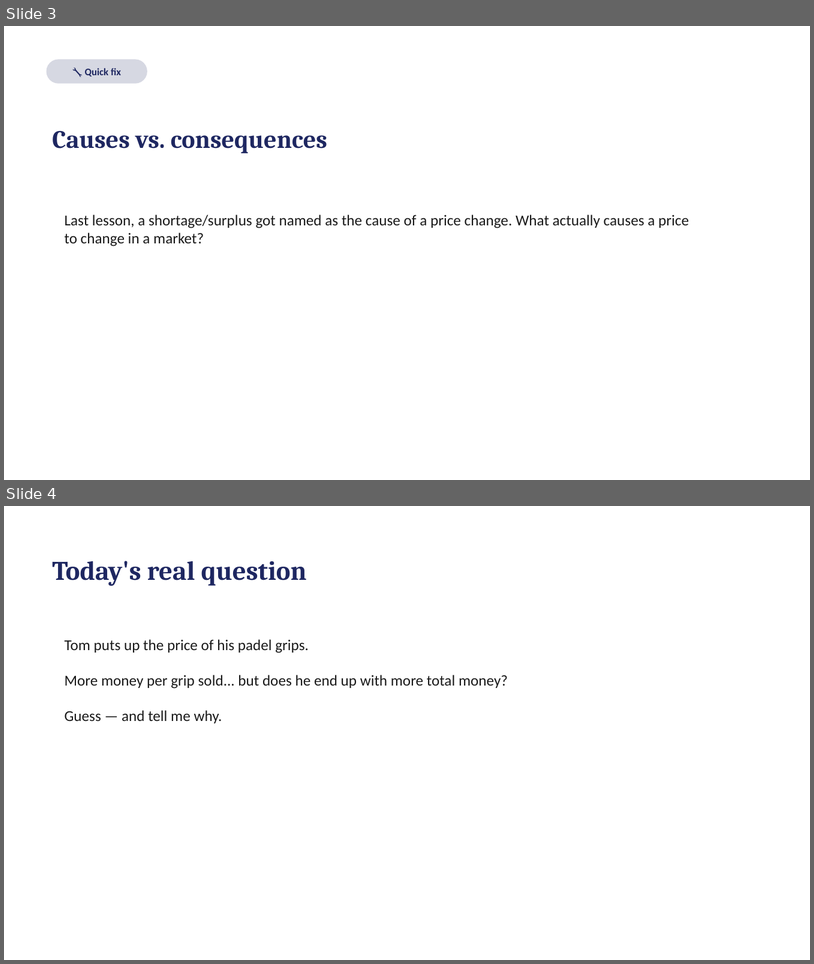
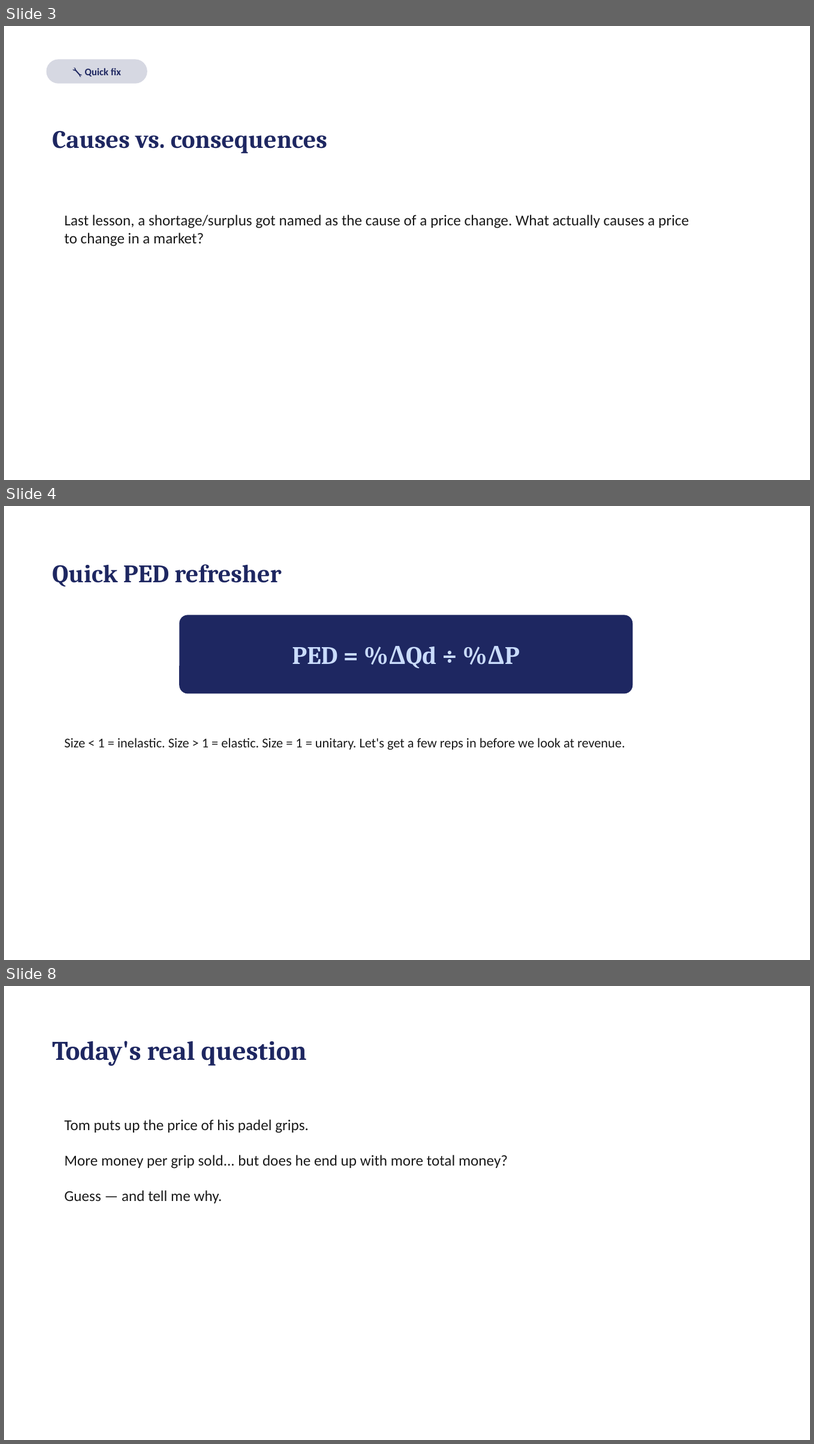
Before and after one commit to rebeccakfurness-boop/selongbayschool-teaching, a slide deck: courses/tom-economics/lessons/lesson-04/slides.pptx. Shown one above the other, each under a label of ours: slides 3 and 4 before the commit, slides 3, 4 and 8 after it; the slides between them are not shown. The pictures are 814x964 and 814x1444 pixels, drawn with LibreOffice and Linux fonts; fonts in the diff are those of the drawing. Boxes give left, top, right and bottom in pixels: in the first picture for what was removed or moved away, otherwise in the second. Text is boxed around its words. In the diff, an @@ line names an element or a change of style, - is before the commit and + after.

```diff
--- a/courses/tom-economics/lessons/lesson-04/slides.pptx
+++ b/courses/tom-economics/lessons/lesson-04/slides.pptx
@@ slide 4 added at box(4, 506, 810, 960), background #FFFFFF @@
@@ text added at box(52, 564, 281, 587), 30 pt, text #1E2761, bold @@
+Quick PED refresher
@@ rounded rectangle added at box(179, 615, 633, 694), fill #1E2761 @@
@@ text added at box(292, 647, 338, 664), 30 pt, text #CADCFC, bold @@
+PED = %ΔQd ÷ %ΔP
@@ text added at box(65, 738, 626, 750), 16 pt, text #1A1A1A @@
+Size < 1 = inelastic. Size > 1 = elastic. Size = 1 = unitary. Let's get a few reps in before we look at revenue.
@@ what was slide 4 is now slide 8 @@
```
Also in this commit, not shown: 3 slides changed, 3 other slides added, 6 other files.
